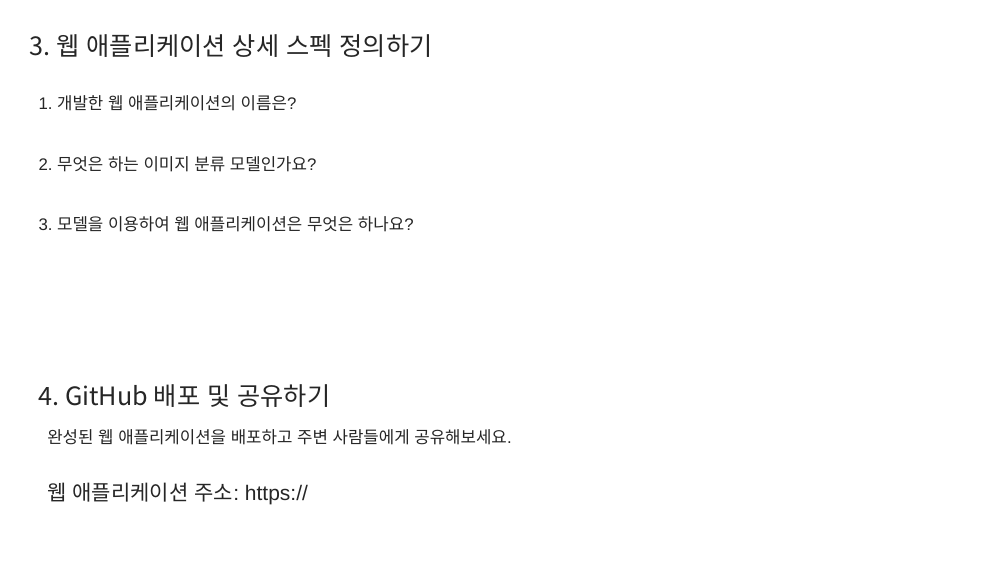
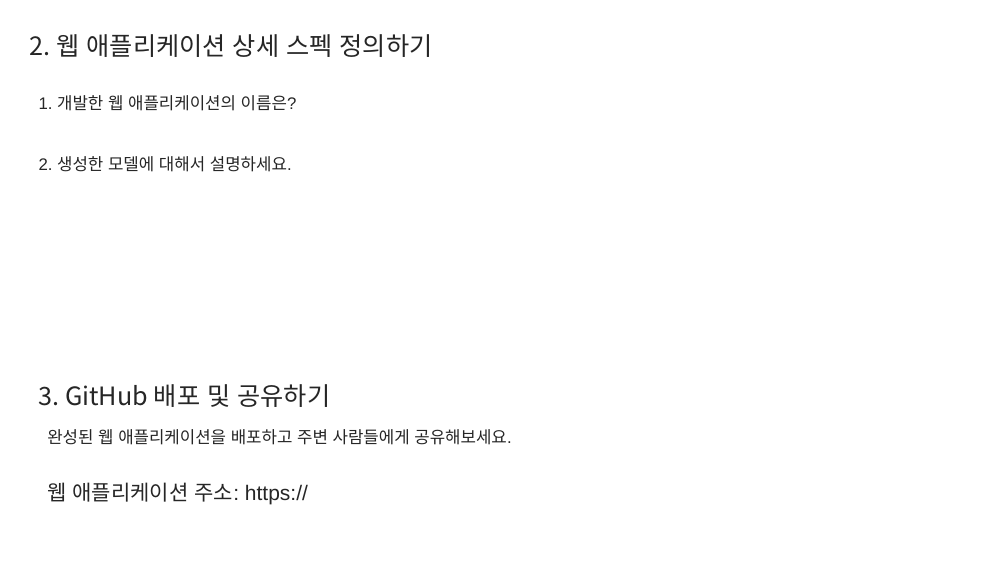
Before and after one commit to sonata-bell/learn-teachable-machine, a slide deck: slide 3 of doc/Report.pptx (slide 4 before the commit). Drawn at 1008x567 pixels with LibreOffice and Linux fonts; fonts in the diff are those of the drawing. Boxes give left, top, right and bottom in pixels: in the first picture for what was removed or moved away, otherwise in the second. Text is boxed around its words. In the diff, an @@ line names an element or a change of style, - is before the commit and + after.

```diff
--- a/doc/Report.pptx
+++ b/doc/Report.pptx
@@ text at [30,34,433,57]: text changed @@
-3. 웹 애플리케이션 상세 스펙 정의하기
+2. 웹 애플리케이션 상세 스펙 정의하기
@@ text at [39,95,297,172]: text changed @@
-1. 개발한 웹 애플리케이션의 이름은?
-2. 무엇은 하는 이미지 분류 모델인가요?
-3. 모델을 이용하여 웹 애플리케이션은 무엇은 하나요?
+1. 개발한 웹 애플리케이션의 이름은?
+2. 생성한 모델에 대해서 설명하세요.
@@ text at [39,384,331,407]: text changed @@
-4. GitHub 배포 및 공유하기
+3. GitHub 배포 및 공유하기
```
Also in this commit, not shown: 1 slide removed.
